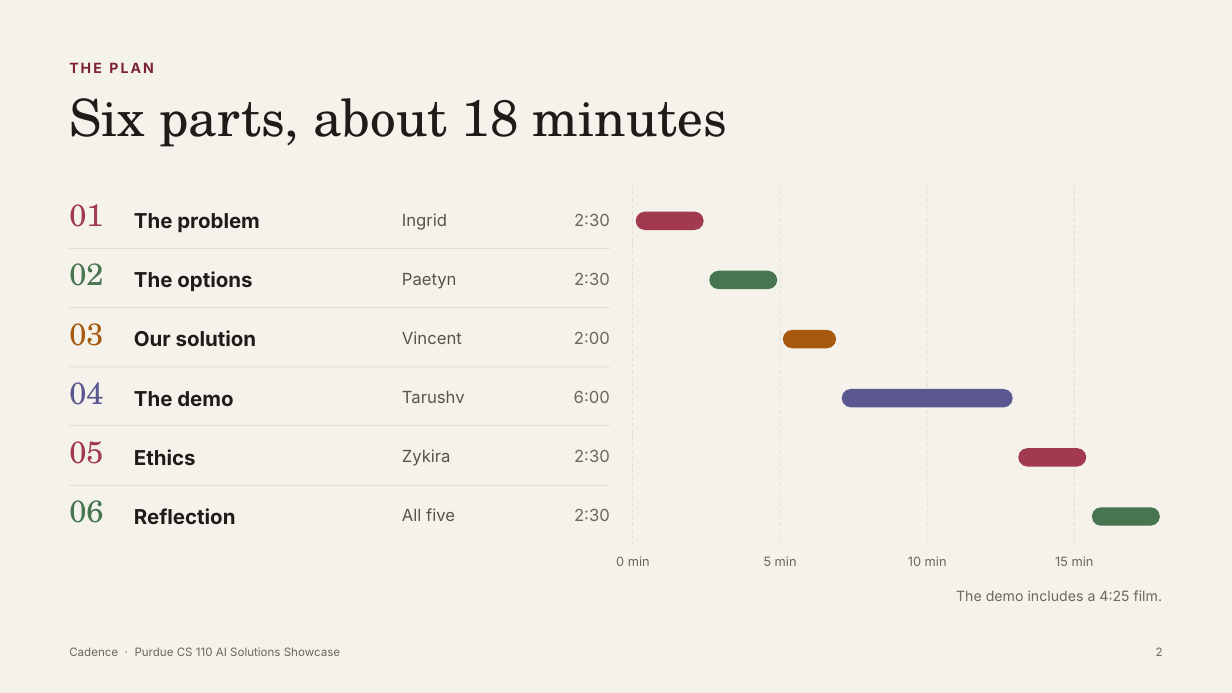
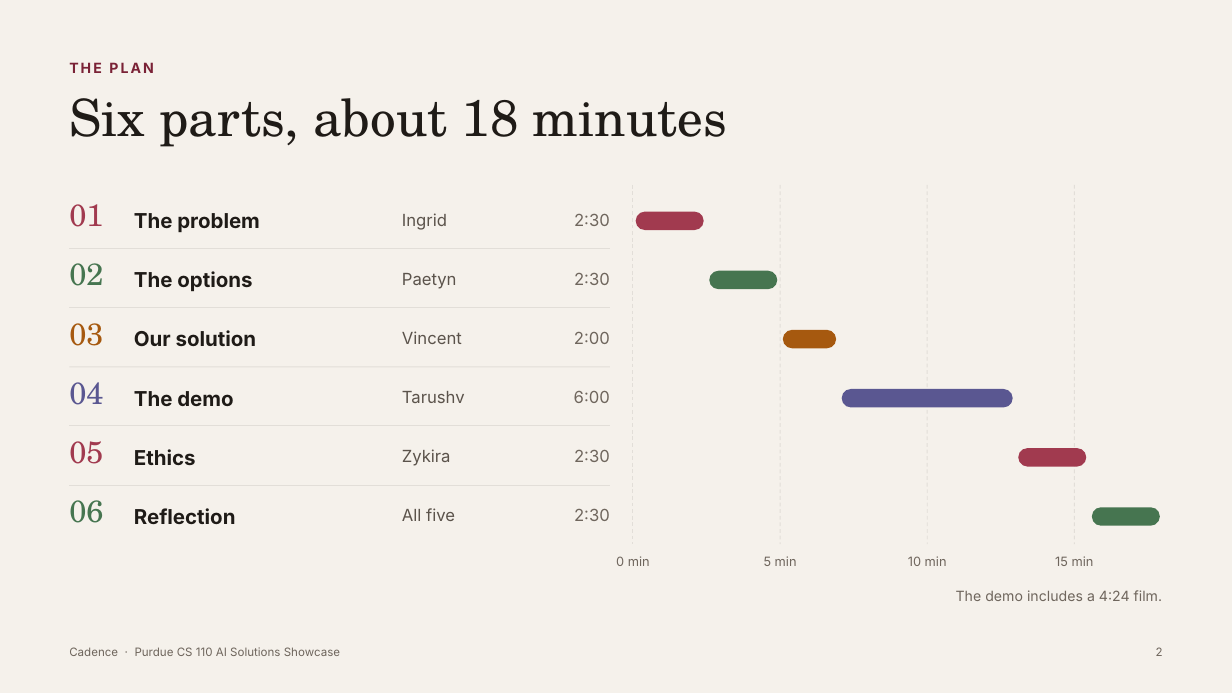
Before and after one commit to tarushvkodes/cadence, a slide deck: slide 2 of deck/Cadence-Capstone.pptx. Drawn at 1232x693 pixels with LibreOffice and Linux fonts; fonts in the diff are those of the drawing. Boxes give left, top, right and bottom in pixels: in the first picture for what was removed or moved away, otherwise in the second. Text is boxed around its words. In the diff, an @@ line names an element or a change of style, - is before the commit and + after.

```diff
--- a/deck/Cadence-Capstone.pptx
+++ b/deck/Cadence-Capstone.pptx
@@ text at [956, 590, 1163, 601]: text changed @@
-The demo includes a 4:25 film.
+The demo includes a 4:24 film.
```
Also in this commit, not shown: 1 other slide changed, 5 other files.
